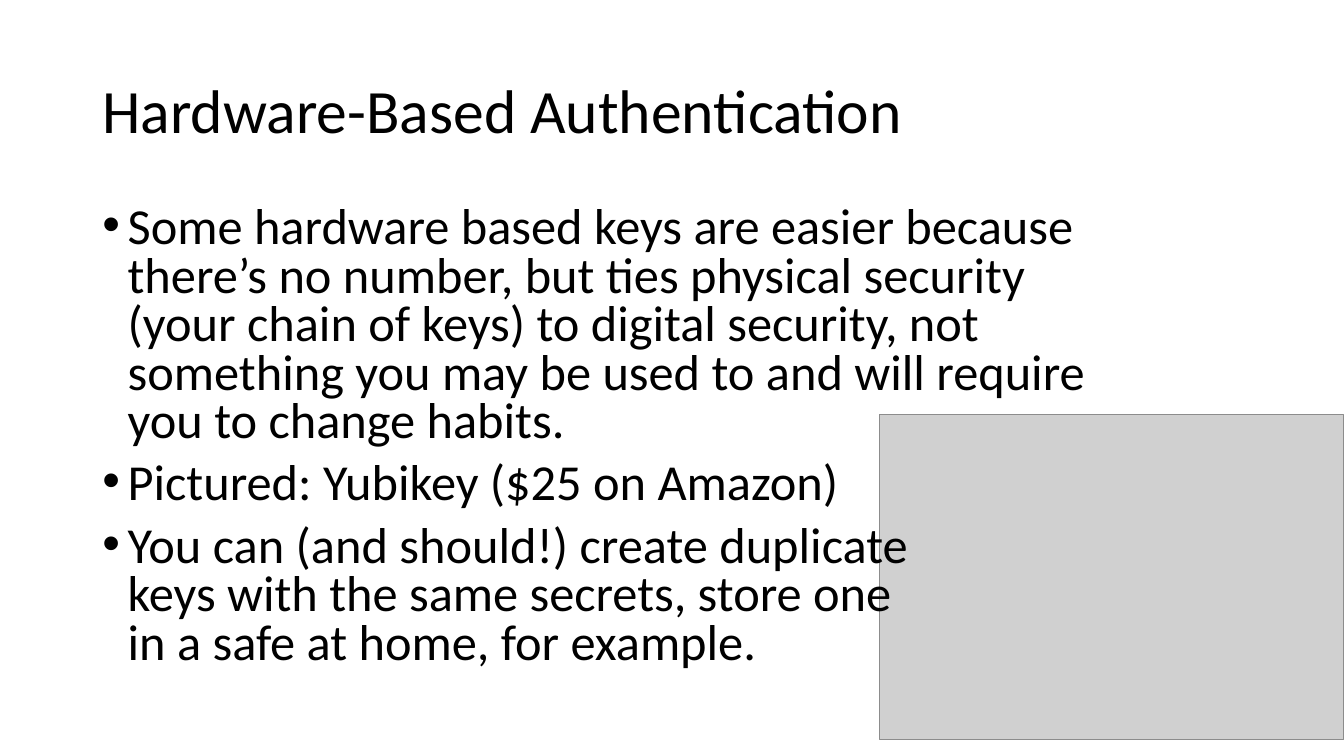
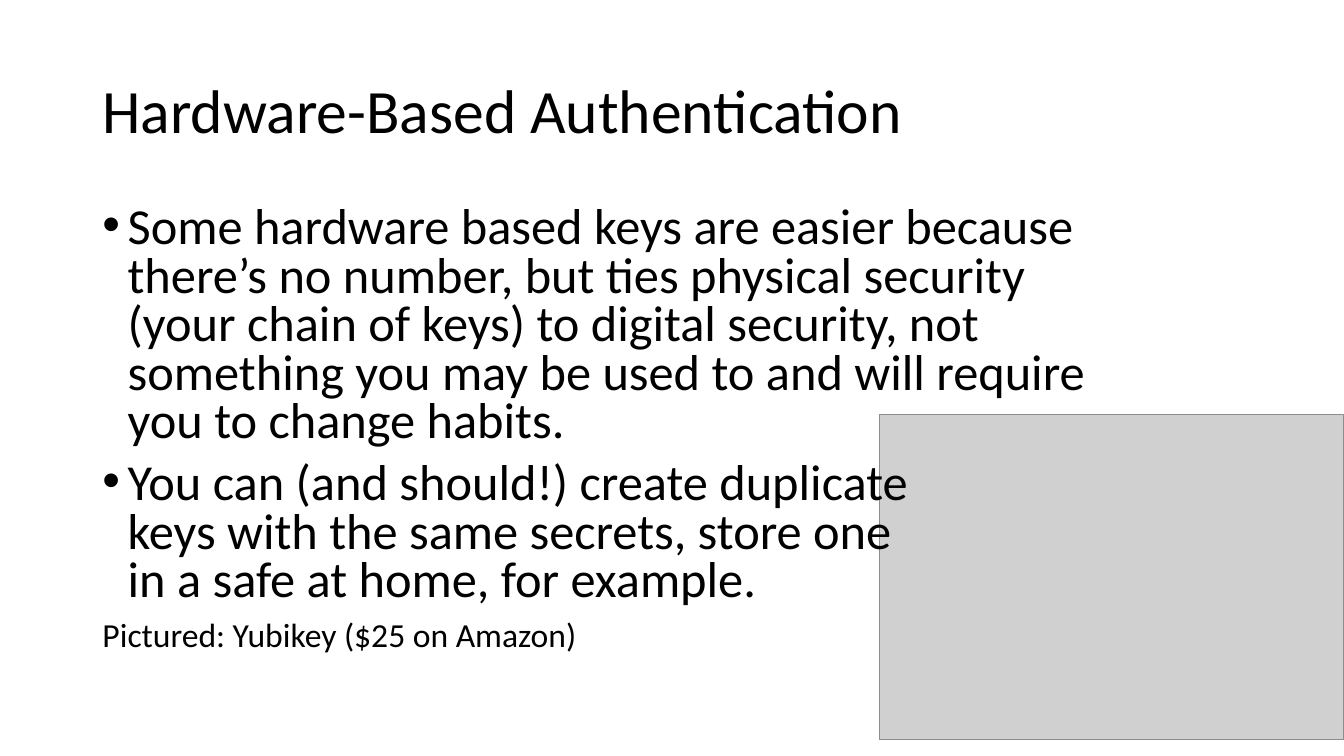
Before and after one commit to williamadba/Public-Presentations, a slide deck: slide 23 of Personal Practical Cybersecurity/Personal Practical Cybersecurity.pptx. Drawn at 1344x756 pixels with LibreOffice and Linux fonts; fonts in the diff are those of the drawing; grey boxes stand for pictures. Boxes give left, top, right and bottom in pixels: in the first picture for what was removed or moved away, otherwise in the second. Text is boxed around its words. In the diff, an @@ line names an element or a change of style, - is before the commit and + after.

```diff
--- a/Personal Practical Cybersecurity/Personal Practical Cybersecurity.pptx
+++ b/Personal Practical Cybersecurity/Personal Practical Cybersecurity.pptx
@@ text at box(128, 459, 907, 605): paragraph added @@
+• You can (and should!) create duplicate
+  keys with the same secrets, store one
+  in a safe at home, for example.
@@ text at box(128, 521, 907, 668): paragraph removed @@
-• You can (and should!) create duplicate
-  keys with the same secrets, store one
-  in a safe at home, for example.
@@ text at box(102, 622, 576, 653): size 36 to 24 pt in "Pictured: Yubikey ($25 on Amazon)"; bullet • to none @@
```
Also in this commit, not shown: 18 other slides changed, 1 slide added, 1 slide removed.
